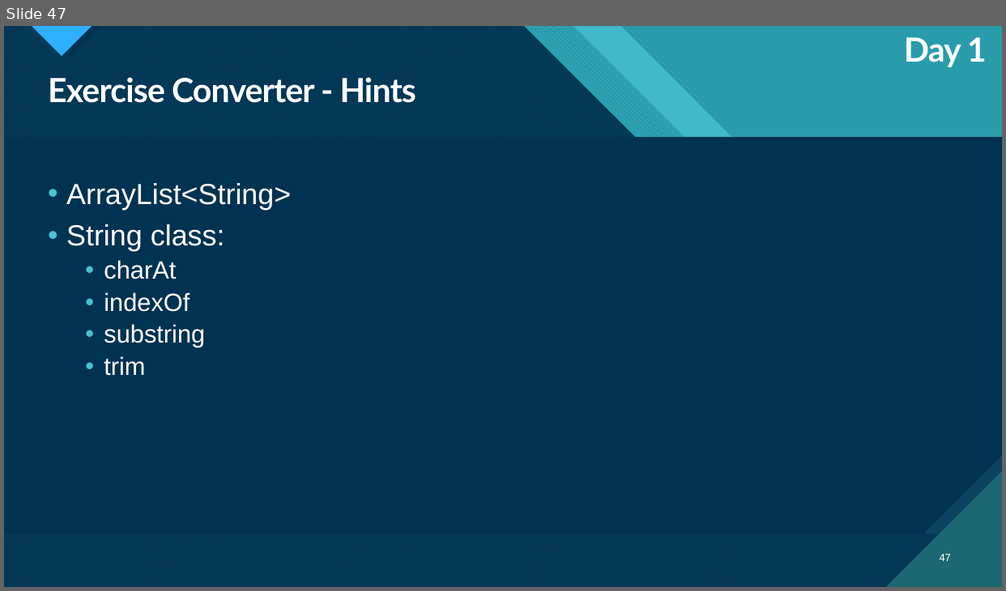
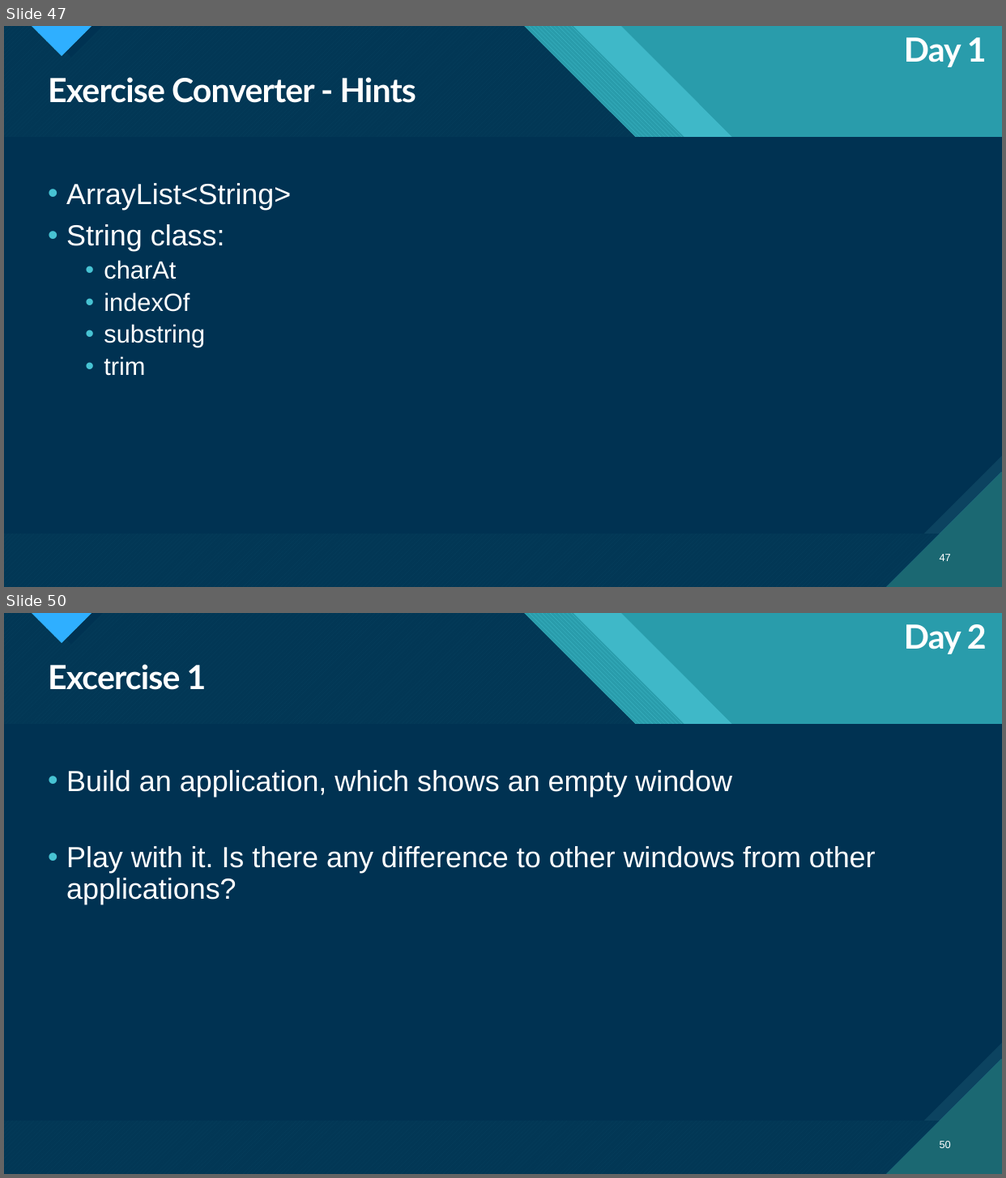
Before and after one commit to kwerling-MM/HHZ_SoSe2023_Praxis_Java, a slide deck: HHZ Java 20230425.pptx. Shown one above the other, each under a label of ours: slide 47 before the commit, slides 47 and 50 after it; the slides between them are not shown. The pictures are 1006x591 and 1006x1178 pixels, drawn with LibreOffice and Linux fonts; fonts in the diff are those of the drawing. Boxes give left, top, right and bottom in pixels: in the first picture for what was removed or moved away, otherwise in the second. Text is boxed around its words. In the diff, an @@ line names an element or a change of style, - is before the commit and + after.

```diff
--- a/HHZ Java 20230425.pptx
+++ b/HHZ Java 20230425.pptx
@@ slide 50 added at [4, 613, 1002, 1174], background #47C3D3; not listed: 18 template elements that a slide beside it also shows @@
@@ text added at [904, 624, 987, 654], 32 pt, text #FFFFFF, bold @@
+Day 2
@@ title added at [48, 664, 206, 690], 32 pt, text #FFFFFF, bold @@
+Excercise 1
@@ text added at [66, 770, 876, 905], 28 pt, text #FFFFFF @@
+• Build an application, which shows an empty window
+• Play with it. Is there any difference to other windows from other applications?
@@ page number added at [940, 1141, 951, 1148], 10 pt, text #FFFFFF @@
+50
```
Also in this commit, not shown: 23 other slides added.
